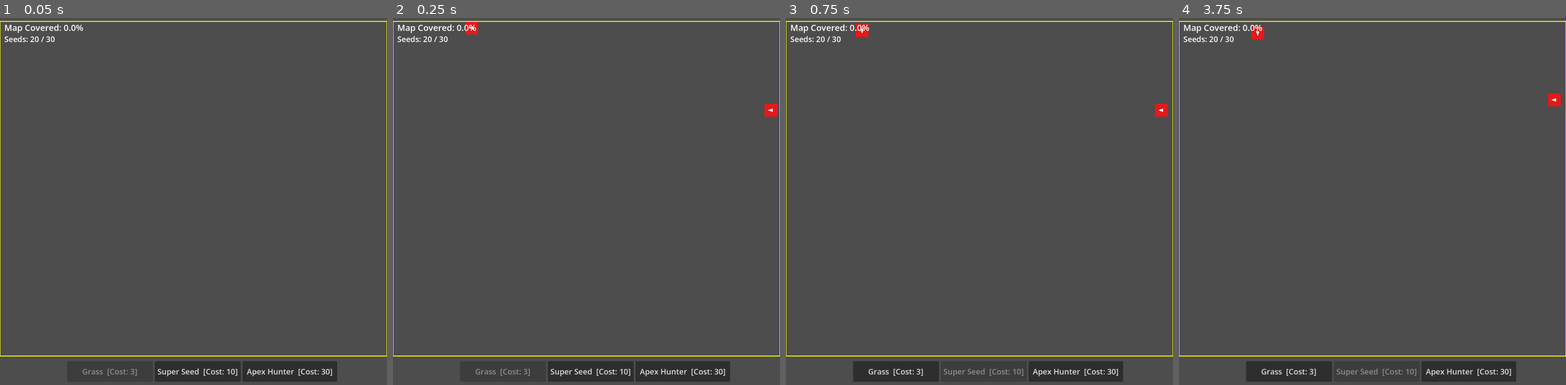
Above: before the commit, frames 1-4 (left to right).
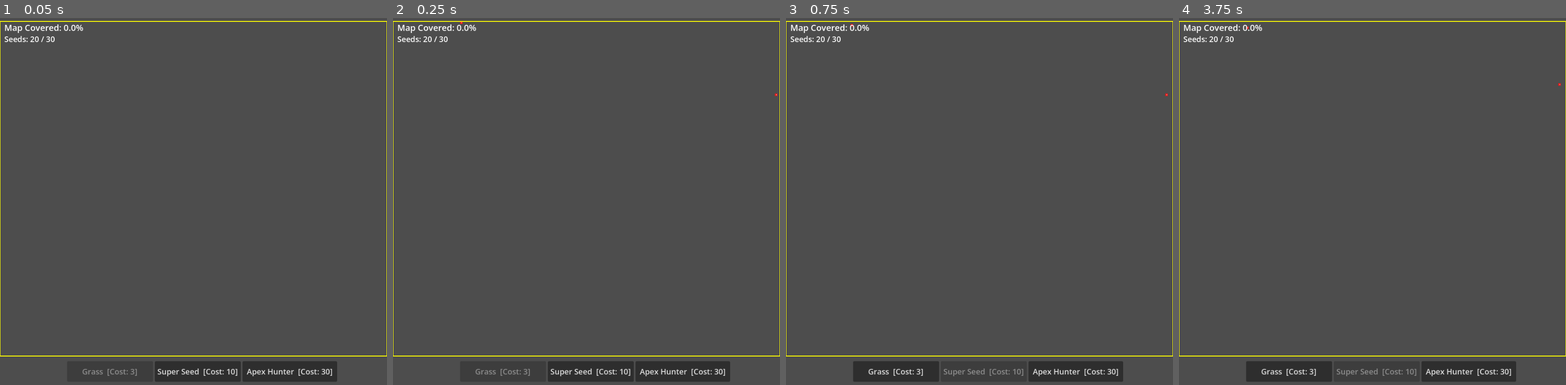
Above: after the commit, the same moments.

Repository: mamo1016/ecosystem-game
Game: Godot game, scene res://world.tscn
Two runs of this game, one before a commit and one after it. Both use one fixed random seed, a clock stepped at 60 frames per second and the inputs below.
Inputs:
- Up to frame 1 (0.05 s): no input
- Up to frame 2 (0.25 s): no input
- Up to frame 3 (0.75 s): click "Super Seed [Cost: 10]" at 0.5 s
- Up to frame 4 (3.75 s): click "Grass [Cost: 3]" at 1.25 s; click "Apex Hunter [Cost: 30]" at 2 s; click "Grass [Cost: 3]" at 2.75 s; click "Super Seed [Cost: 10]" at 3.5 s

Frame 1 is identical in both runs. In frame 2, 0.2% of the frame differs, in the area x 17-100%, y 1-27%; in frame 3, 0.2%; in frame 4, 0.3%, in the area x 17-99%, y 2-25%.

Commit message:
Implement dynamic sizing; animals start at 1x1 and grow up to 5x5 when eating

Diff:
--- a/world.gd
+++ b/world.gd
@@ -24,7 +24,6 @@
 const MAP_WIDTH  = 150
 const MAP_HEIGHT = 130
 const TILE_SIZE  = 6
-const ANIMAL_SIZE= 5
 const MAP_OFFSET = Vector2(0, 8)
 
 # --- COSTS ---
@@ -97,16 +96,16 @@
 
 func _debug_spawn_predator() -> void:
 	var pos := _mouse_to_grid()
-	pos.x = clampi(pos.x, 0, MAP_WIDTH - ANIMAL_SIZE)
-	pos.y = clampi(pos.y, 0, MAP_HEIGHT - ANIMAL_SIZE)
-	predators.append({ "pos": pos, "stomach": 0, "hunger": 0, "eating": 0, "facing": DIRS.pick_random() })
+	pos.x = clampi(pos.x, 0, MAP_WIDTH - 1)
+	pos.y = clampi(pos.y, 0, MAP_HEIGHT - 1)
+	predators.append({ "pos": pos, "stomach": 0, "hunger": 0, "eating": 0, "facing": DIRS.pick_random(), "size": 1 })
 	queue_redraw()
 
 func _debug_spawn_apex() -> void:
 	var pos := _mouse_to_grid()
-	pos.x = clampi(pos.x, 0, MAP_WIDTH - ANIMAL_SIZE)
-	pos.y = clampi(pos.y, 0, MAP_HEIGHT - ANIMAL_SIZE)
-	apexes.append({ "pos": pos, "stomach": 0, "hunger": 0, "eating": 0, "facing": DIRS.pick_random() })
+	pos.x = clampi(pos.x, 0, MAP_WIDTH - 1)
+	pos.y = clampi(pos.y, 0, MAP_HEIGHT - 1)
+	apexes.append({ "pos": pos, "stomach": 0, "hunger": 0, "eating": 0, "facing": DIRS.pick_random(), "size": 1 })
 	queue_redraw()
 
 func _draw() -> void:
@@ -146,15 +145,15 @@
 func _draw_animal(animal: Dictionary, color: Color) -> void:
 	var px: float = MAP_OFFSET.x + animal.pos.x * TILE_SIZE
 	var py: float = MAP_OFFSET.y + animal.pos.y * TILE_SIZE
-	var w: float = ANIMAL_SIZE * TILE_SIZE
-	var h: float = ANIMAL_SIZE * TILE_SIZE
+	var w: float = animal.size * TILE_SIZE
+	var h: float = animal.size * TILE_SIZE
 	draw_rect(Rect2(px, py, w, h), color)
-	_draw_facing_indicator(animal.pos, animal.facing)
-
-func _draw_facing_indicator(pos: Vector2i, facing: Vector2i) -> void:
-	var cx: float = MAP_OFFSET.x + pos.x * TILE_SIZE + (ANIMAL_SIZE * TILE_SIZE) * 0.5
-	var cy: float = MAP_OFFSET.y + pos.y * TILE_SIZE + (ANIMAL_SIZE * TILE_SIZE) * 0.5
-	var s: float  = (ANIMAL_SIZE * TILE_SIZE) * 0.25
+	_draw_facing_indicator(animal.pos, animal.facing, animal.size)
+
+func _draw_facing_indicator(pos: Vector2i, facing: Vector2i, size: int) -> void:
+	var cx: float = MAP_OFFSET.x + pos.x * TILE_SIZE + (size * TILE_SIZE) * 0.5
+	var cy: float = MAP_OFFSET.y + pos.y * TILE_SIZE + (size * TILE_SIZE) * 0.5
+	var s: float  = (size * TILE_SIZE) * 0.25
 	var tip: Vector2
 	var left_pt: Vector2
 	var right_pt: Vector2
@@ -255,11 +254,11 @@
 	if available_seeds < cost: return
 
 	var pos := _mouse_to_grid()
-	pos.x = clampi(pos.x, 0, MAP_WIDTH - ANIMAL_SIZE)
-	pos.y = clampi(pos.y, 0, MAP_HEIGHT - ANIMAL_SIZE)
+	pos.x = clampi(pos.x, 0, MAP_WIDTH - 1)
+	pos.y = clampi(pos.y, 0, MAP_HEIGHT - 1)
 
 	if tile_id == SEED_APEX:
-		apexes.append({ "pos": pos, "stomach": 0, "hunger": 0, "eating": 0, "facing": DIRS.pick_random() })
+		apexes.append({ "pos": pos, "stomach": 0, "hunger": 0, "eating": 0, "facing": DIRS.pick_random(), "size": 1 })
 		available_seeds -= cost
 	elif tile_id == GRASS:
 		if get_tile(pos) != EMPTY: return
@@ -319,16 +318,16 @@
 
 func _random_edge_pos() -> Vector2i:
 	match randi_range(0, 3):
-		0: return Vector2i(randi_range(0, MAP_WIDTH - ANIMAL_SIZE), 0)
-		1: return Vector2i(randi_range(0, MAP_WIDTH - ANIMAL_SIZE), MAP_HEIGHT - ANIMAL_SIZE)
-		2: return Vector2i(0, randi_range(0, MAP_HEIGHT - ANIMAL_SIZE))
-		_: return Vector2i(MAP_WIDTH - ANIMAL_SIZE, randi_range(0, MAP_HEIGHT - ANIMAL_SIZE))
+		0: return Vector2i(randi_range(0, MAP_WIDTH - 1), 0)
+		1: return Vector2i(randi_range(0, MAP_WIDTH - 1), MAP_HEIGHT - 1)
+		2: return Vector2i(0, randi_range(0, MAP_HEIGHT - 1))
+		_: return Vector2i(MAP_WIDTH - 1, randi_range(0, MAP_HEIGHT - 1))
 
 func spawn_red_invader() -> void:
-	predators.append({ "pos": _random_edge_pos(), "stomach": 0, "hunger": 0, "eating": 0, "facing": DIRS.pick_random() })
+	predators.append({ "pos": _random_edge_pos(), "stomach": 0, "hunger": 0, "eating": 0, "facing": DIRS.pick_random(), "size": 1 })
 
 func spawn_apex_invader() -> void:
-	apexes.append({ "pos": _random_edge_pos(), "stomach": 0, "hunger": 0, "eating": 0, "facing": DIRS.pick_random() })
+	apexes.append({ "pos": _random_edge_pos(), "stomach": 0, "hunger": 0, "eating": 0, "facing": DIRS.pick_random(), "size": 1 })
 
 func _find_plant_in_rect(rect: Rect2i) -> Vector2i:
 	var start_x = max(0, rect.position.x)
@@ -364,18 +363,18 @@
 
 func _try_move(animal: Dictionary, dir: Vector2i) -> bool:
 	var new_pos = animal.pos + dir
-	if new_pos.x < 0 or new_pos.y < 0 or new_pos.x + ANIMAL_SIZE > MAP_WIDTH or new_pos.y + ANIMAL_SIZE > MAP_HEIGHT:
+	if new_pos.x < 0 or new_pos.y < 0 or new_pos.x + animal.size > MAP_WIDTH or new_pos.y + animal.size > MAP_HEIGHT:
 		return false
 	animal.pos = new_pos
 	return true
 
-func _try_spawn_offspring(parent_pos: Vector2i, list: Array) -> void:
+func _try_spawn_offspring(parent_pos: Vector2i, list: Array, parent_size: int) -> void:
 	var dirs = DIRS.duplicate()
 	dirs.shuffle()
 	for d in dirs:
-		var new_pos = parent_pos + d * ANIMAL_SIZE
-		if new_pos.x >= 0 and new_pos.y >= 0 and new_pos.x + ANIMAL_SIZE <= MAP_WIDTH and new_pos.y + ANIMAL_SIZE <= MAP_HEIGHT:
-			list.append({ "pos": new_pos, "stomach": 0, "hunger": 0, "eating": 0, "facing": d })
+		var new_pos = parent_pos + d * parent_size
+		if new_pos.x >= 0 and new_pos.y >= 0 and new_pos.x + 1 <= MAP_WIDTH and new_pos.y + 1 <= MAP_HEIGHT:
+			list.append({ "pos": new_pos, "stomach": 0, "hunger": 0, "eating": 0, "facing": d, "size": 1 })
 			return
 
 func run_predator_logic() -> void:
@@ -385,10 +384,15 @@
 			p.eating -= 1
 			if p.eating <= 0:
 				p.stomach += 1
-				while p.stomach >= PLANTS_TO_REPRODUCE:
-					p.stomach -= PLANTS_TO_REPRODUCE
-					p.hunger = 0
-					_try_spawn_offspring(p.pos, alive)
+				var needed_food = p.size * 10
+				while p.stomach >= needed_food:
+					p.stomach -= needed_food
+					if p.size < 5:
+						p.size += 1
+						needed_food = p.size * 10
+					else:
+						p.hunger = 0
+						_try_spawn_offspring(p.pos, alive, p.size)
 				p.hunger = 0
 			alive.append(p)
 			continue
@@ -402,7 +406,7 @@
 			alive.append(p)
 			continue
 
-		var eaten_count = _eat_all_plants_in_rect(Rect2i(p.pos.x, p.pos.y, ANIMAL_SIZE, ANIMAL_SIZE))
+		var eaten_count = _eat_all_plants_in_rect(Rect2i(p.pos.x, p.pos.y, p.size, p.size))
 		if eaten_count > 0:
 			p.eating = EAT_TURNS
 			p.stomach += eaten_count - 1
@@ -411,11 +415,11 @@
 			continue
 
 		var moved = false
-		var front_rect = Rect2i(p.pos.x, p.pos.y, ANIMAL_SIZE, ANIMAL_SIZE)
-		if p.facing == Vector2i(1, 0): front_rect = Rect2i(p.pos.x + ANIMAL_SIZE, p.pos.y, VISION_RANGE, ANIMAL_SIZE)
-		elif p.facing == Vector2i(-1, 0): front_rect = Rect2i(p.pos.x - VISION_RANGE, p.pos.y, VISION_RANGE, ANIMAL_SIZE)
-		elif p.facing == Vector2i(0, 1): front_rect = Rect2i(p.pos.x, p.pos.y + ANIMAL_SIZE, ANIMAL_SIZE, VISION_RANGE)
-		elif p.facing == Vector2i(0, -1): front_rect = Rect2i(p.pos.x, p.pos.y - VISION_RANGE, ANIMAL_SIZE, VISION_RANGE)
+		var front_rect = Rect2i(p.pos.x, p.pos.y, p.size, p.size)
+		if p.facing == Vector2i(1, 0): front_rect = Rect2i(p.pos.x + p.size, p.pos.y, VISION_RANGE, p.size)
+		elif p.facing == Vector2i(-1, 0): front_rect = Rect2i(p.pos.x - VISION_RANGE, p.pos.y, VISION_RANGE, p.size)
+		elif p.facing == Vector2i(0, 1): front_rect = Rect2i(p.pos.x, p.pos.y + p.size, p.size, VISION_RANGE)
+		elif p.facing == Vector2i(0, -1): front_rect = Rect2i(p.pos.x, p.pos.y - VISION_RANGE, p.size, VISION_RANGE)
 
 		if _find_plant_in_rect(front_rect) != Vector2i(-1, -1):
 			if _try_move(p, p.facing): moved = true
@@ -443,12 +447,16 @@
 			a.eating -= 1
 			if a.eating <= 0:
 				a.stomach += 1
-				if a.stomach >= APEX_REPRODUCE:
-					a.stomach = 0
-					a.hunger = 0
-					_try_spawn_offspring(a.pos, alive)
-				else:
-					a.hunger = 0
+				var needed_food = a.size
+				while a.stomach >= needed_food:
+					a.stomach -= needed_food
+					if a.size < 5:
+						a.size += 1
+						needed_food = a.size
+					else:
+						a.hunger = 0
+						_try_spawn_offspring(a.pos, alive, a.size)
+				a.hunger = 0
 			alive.append(a)
 			continue
 
@@ -461,10 +469,10 @@
 			alive.append(a)
 			continue
 
-		var my_rect = Rect2i(a.pos.x, a.pos.y, ANIMAL_SIZE, ANIMAL_SIZE)
+		var my_rect = Rect2i(a.pos.x, a.pos.y, a.size, a.size)
 		var eaten = false
 		for i in range(predators.size() - 1, -1, -1):
-			var p_rect = Rect2i(predators[i].pos.x, predators[i].pos.y, ANIMAL_SIZE, ANIMAL_SIZE)
+			var p_rect = Rect2i(predators[i].pos.x, predators[i].pos.y, predators[i].size, predators[i].size)
 			if my_rect.intersects(p_rect):
 				predators.remove_at(i)
 				a.eating = APEX_EAT_TURNS
@@ -476,11 +484,11 @@
 			alive.append(a)
 			continue
 
-		var view_rect = Rect2i(a.pos.x - APEX_SCAN_RANGE, a.pos.y - APEX_SCAN_RANGE, ANIMAL_SIZE + APEX_SCAN_RANGE * 2, ANIMAL_SIZE + APEX_SCAN_RANGE * 2)
+		var view_rect = Rect2i(a.pos.x - APEX_SCAN_RANGE, a.pos.y - APEX_SCAN_RANGE, a.size + APEX_SCAN_RANGE * 2, a.size + APEX_SCAN_RANGE * 2)
 		var best_p = null
 		var best_dist = 9999
 		for p in predators:
-			var p_rect = Rect2i(p.pos.x, p.pos.y, ANIMAL_SIZE, ANIMAL_SIZE)
+			var p_rect = Rect2i(p.pos.x, p.pos.y, p.size, p.size)
 			if view_rect.intersects(p_rect):
 				var dist = abs(p.pos.x - a.pos.x) + abs(p.pos.y - a.pos.y)
 				if dist < best_dist:
